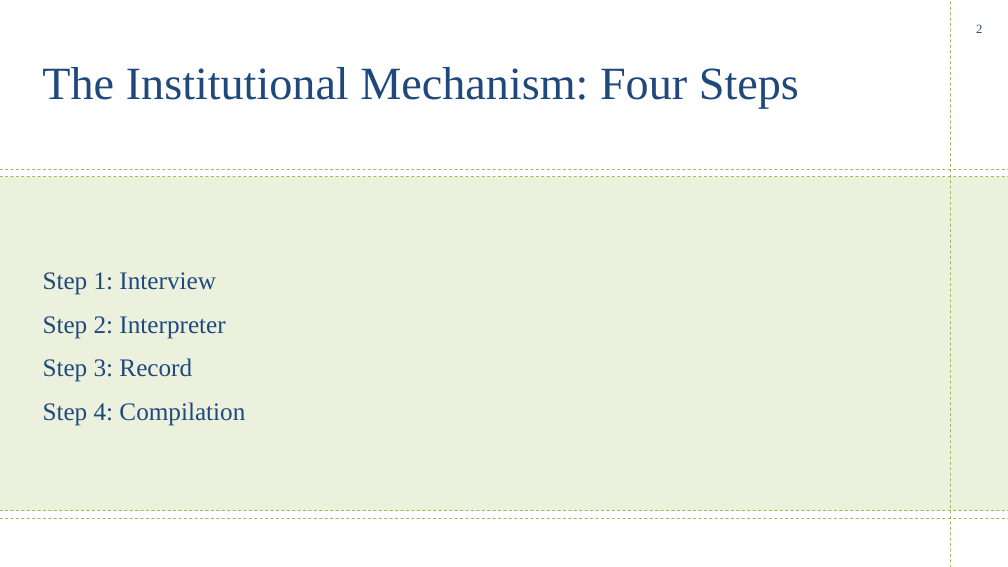
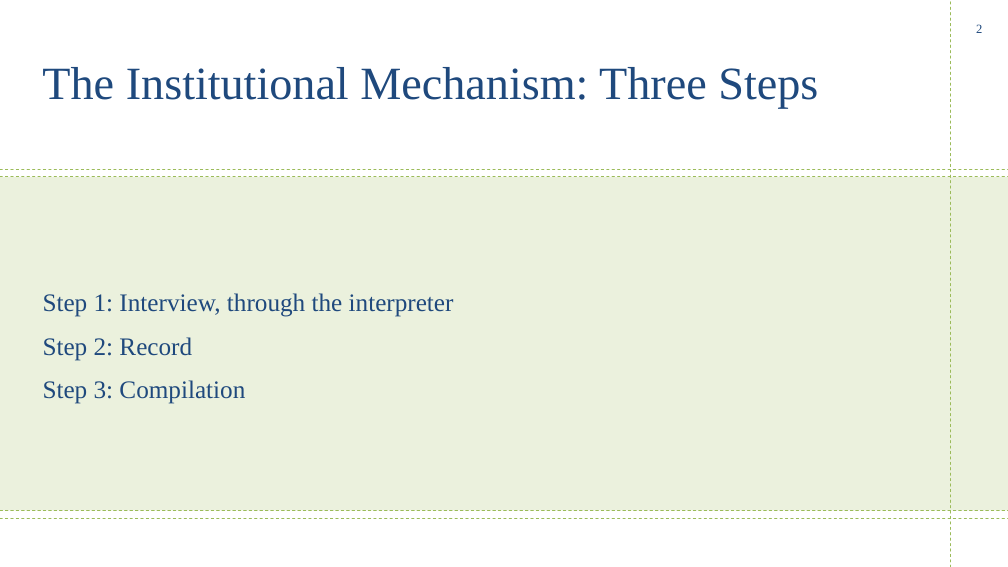
Before and after one commit to WuYusen825/me, a slide deck: slide 2 of Speaker2_slides.pptx. Drawn at 1008x567 pixels with LibreOffice and Linux fonts; fonts in the diff are those of the drawing; background and template pictures are left out. Boxes give left, top, right and bottom in pixels: in the first picture for what was removed or moved away, otherwise in the second. Text is boxed around its words. In the diff, an @@ line names an element or a change of style, - is before the commit and + after.

```diff
--- a/Speaker2_slides.pptx
+++ b/Speaker2_slides.pptx
@@ title at (42, 67, 818, 109): text changed @@
-The Institutional Mechanism: Four Steps
+The Institutional Mechanism: Three Steps
@@ text at (43, 293, 454, 404): text changed @@
-Step 1: Interview
-Step 2: Interpreter
-Step 3: Record
-Step 4: Compilation
+Step 1: Interview, through the interpreter
+Step 2: Record
+Step 3: Compilation
```
Also in this commit, not shown: 2 other slides changed, 1 other file.
